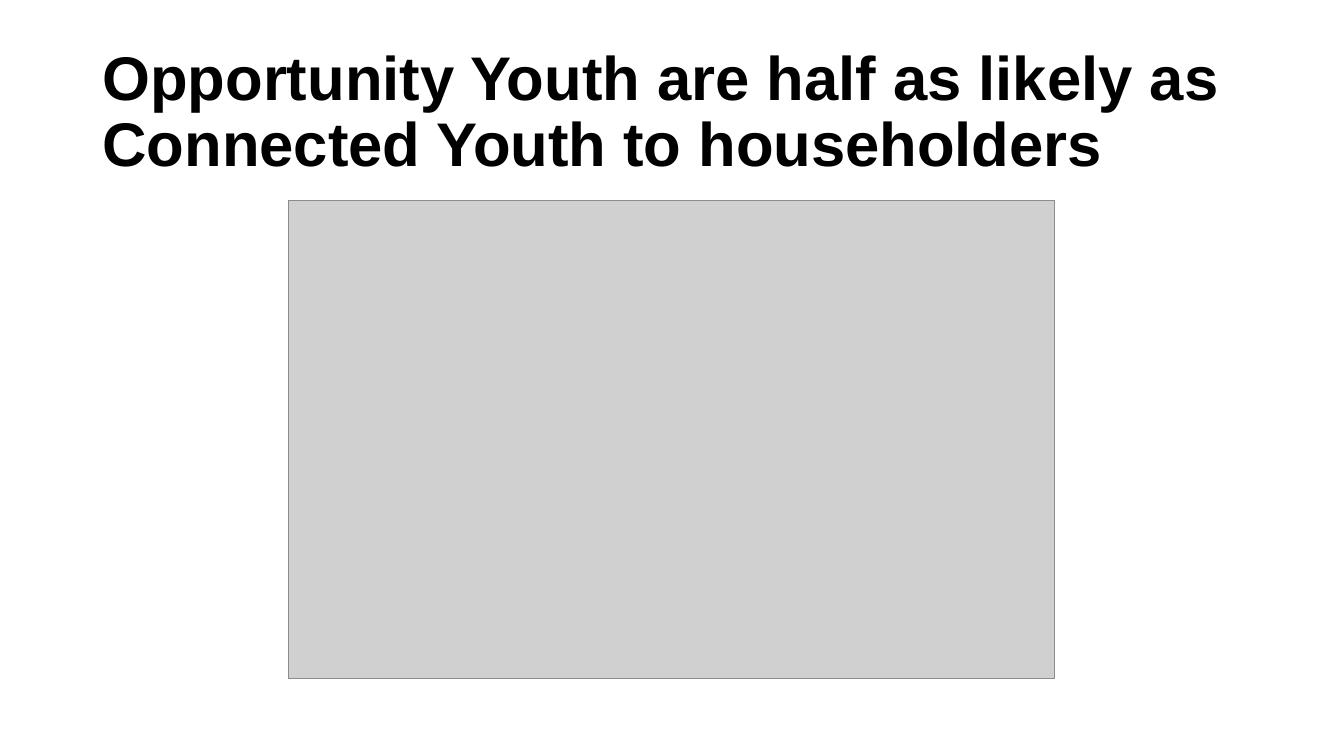
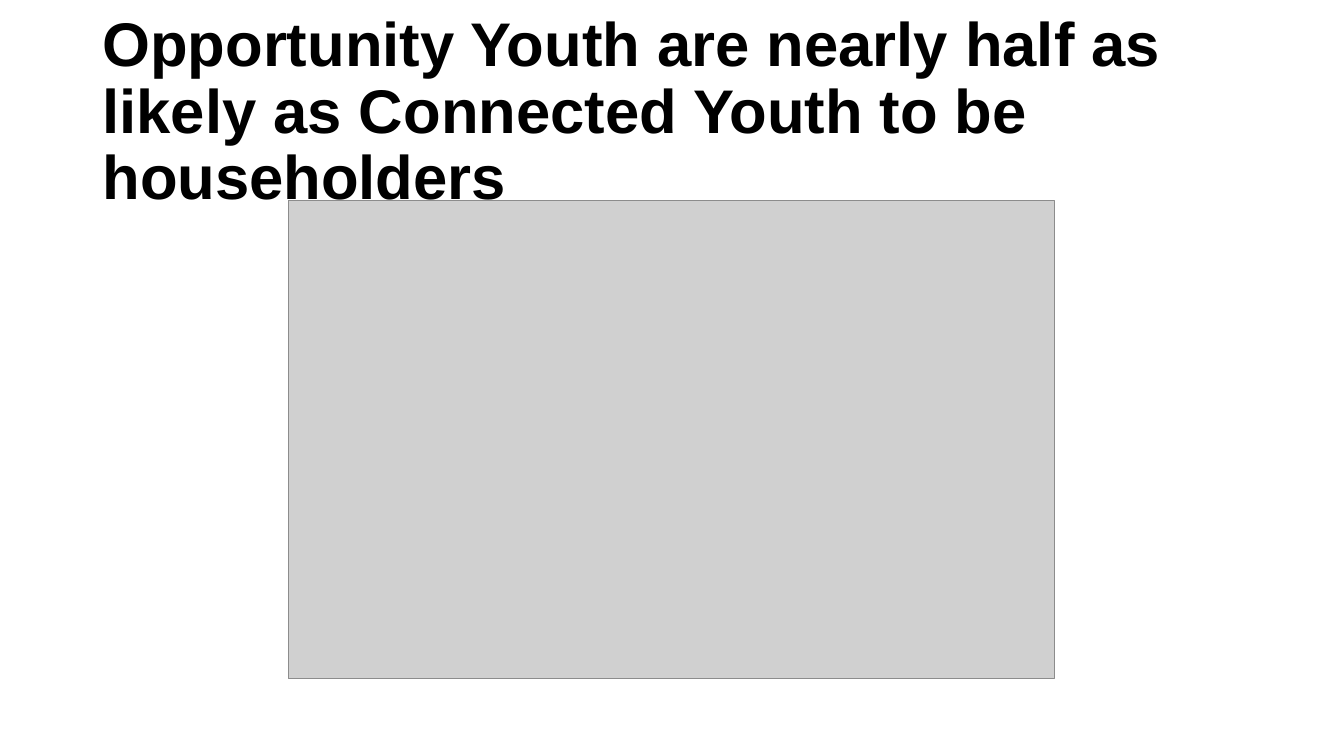
Before and after one commit to ucdiegorubi/oy_census_analysis, a slide deck: slide 12 of create_powerpoint/household_structure_estimates.pptx. Drawn at 1344x756 pixels with LibreOffice and Linux fonts; fonts in the diff are those of the drawing; grey boxes stand for pictures; background and template pictures are left out. Boxes give left, top, right and bottom in pixels: in the first picture for what was removed or moved away, otherwise in the second. Text is boxed around its words. In the diff, an @@ line names an element or a change of style, - is before the commit and + after.

```diff
--- a/create_powerpoint/household_structure_estimates.pptx
+++ b/create_powerpoint/household_structure_estimates.pptx
@@ title at [102,21,1160,211]: text changed @@
-Opportunity Youth are half as likely as Connected Youth to householders
+Opportunity Youth are nearly half as likely as Connected Youth to be householders
```
Also in this commit, not shown: 6 other slides changed, 1 slide added, 1 slide removed, 6 other files.
